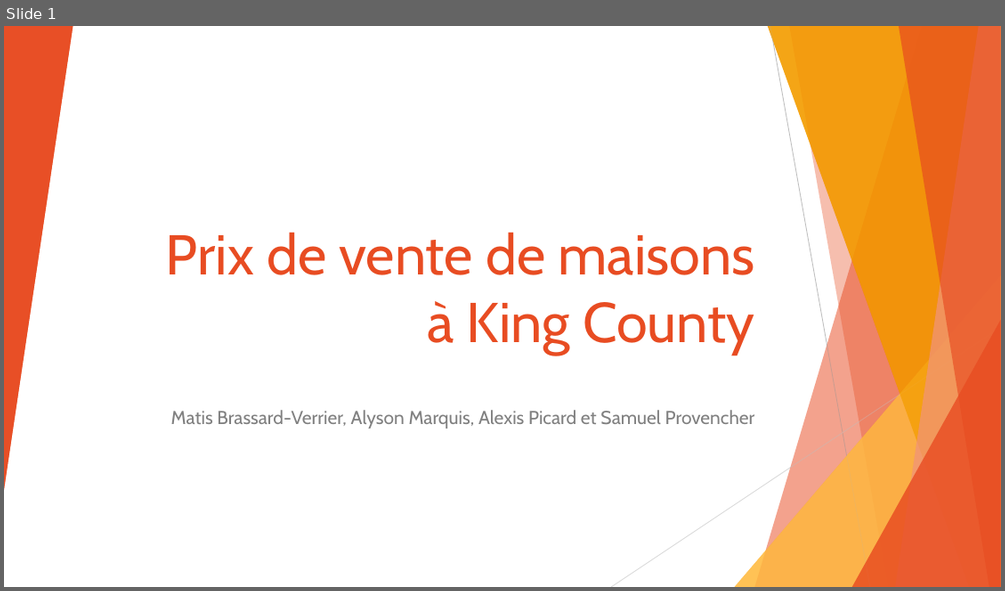
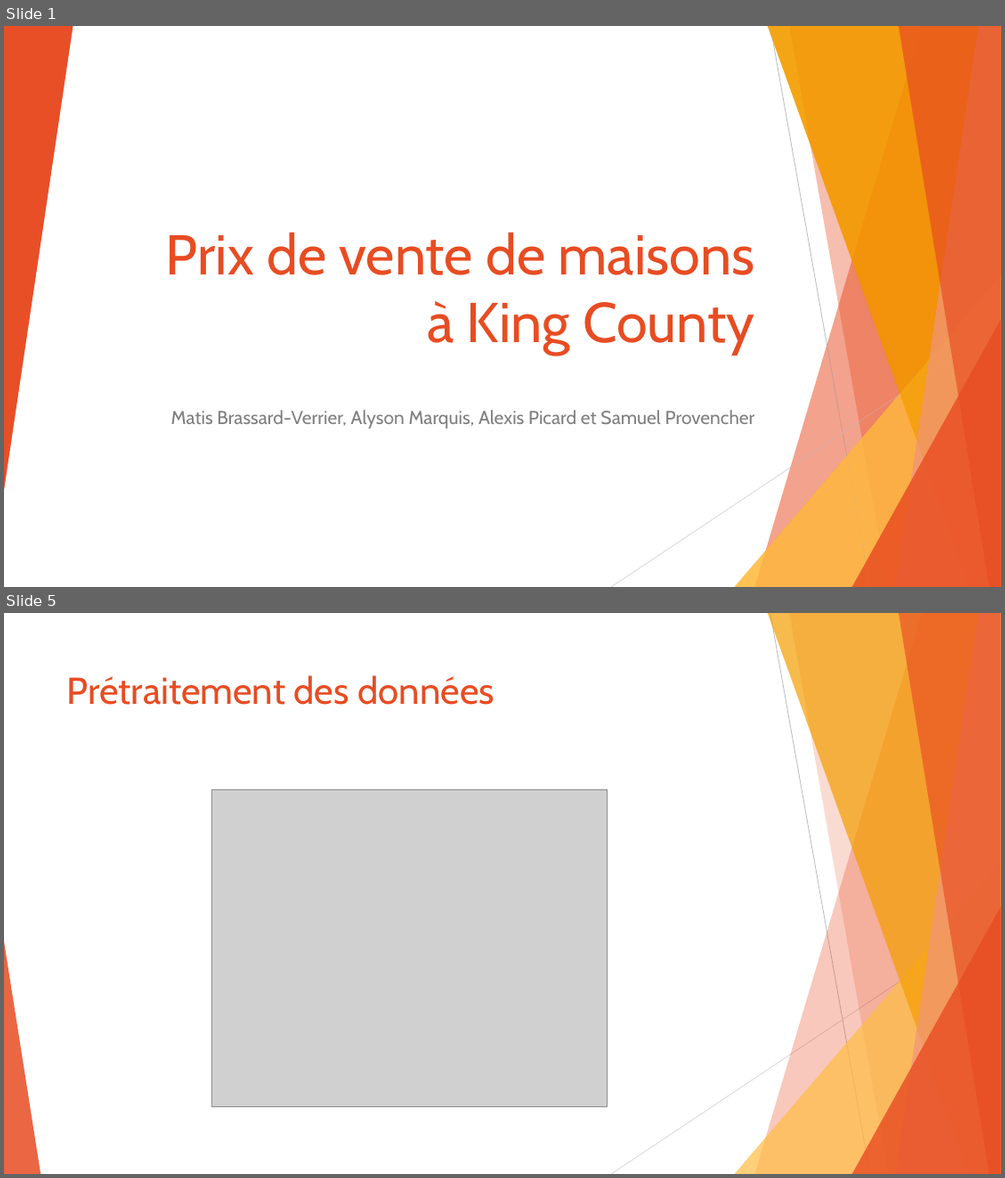
Before and after one commit to SamuelProvencher/TP-Apprentissage, a slide deck: PP.pptx. Shown one above the other, each under a label of ours: slide 1 before the commit, slides 1 and 5 after it; the slides between them are not shown. The pictures are 1005x591 and 1005x1178 pixels, drawn with LibreOffice and Linux fonts; fonts in the diff are those of the drawing; grey boxes stand for pictures. Boxes give left, top, right and bottom in pixels: in the first picture for what was removed or moved away, otherwise in the second. Text is boxed around its words. In the diff, an @@ line names an element or a change of style, - is before the commit and + after.

```diff
--- a/PP.pptx
+++ b/PP.pptx
@@ slide 5 added at (4, 613, 1001, 1174), background #FFFFFF; not listed: 7 template elements that a slide beside it also shows @@
@@ line added from (770, 613) to (870, 1174), #BFBFBF 0.75 pt @@
@@ title added at (67, 675, 494, 705), 36 pt, text #E84C22 @@
+Prétraitement des données
@@ picture added at (212, 789, 607, 1107) @@
@@ line added from (1001, 915) to (611, 1174), #D9D9D9 0.75 pt @@
@@ triangle added at (4, 941, 40, 1174), fill #E84C22 at 85% opacity @@
```
Also in this commit, not shown: 15 other slides added, 4 slides removed, 1 other file.
